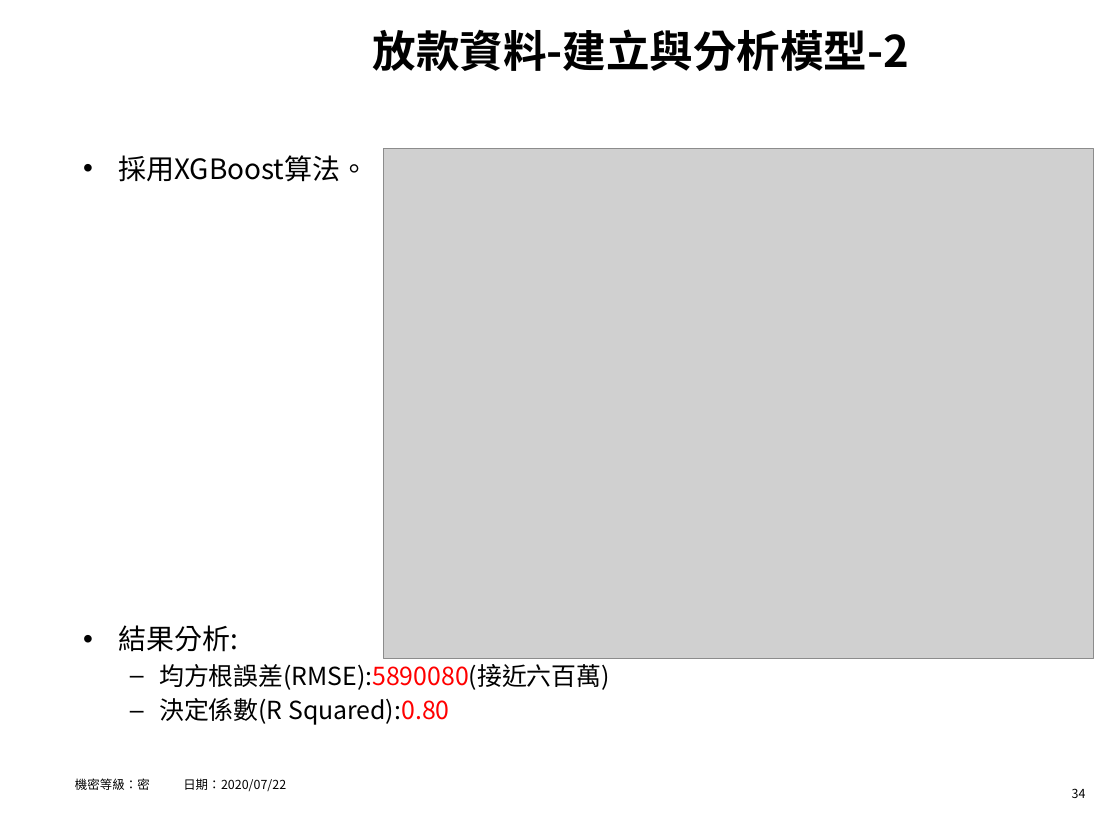
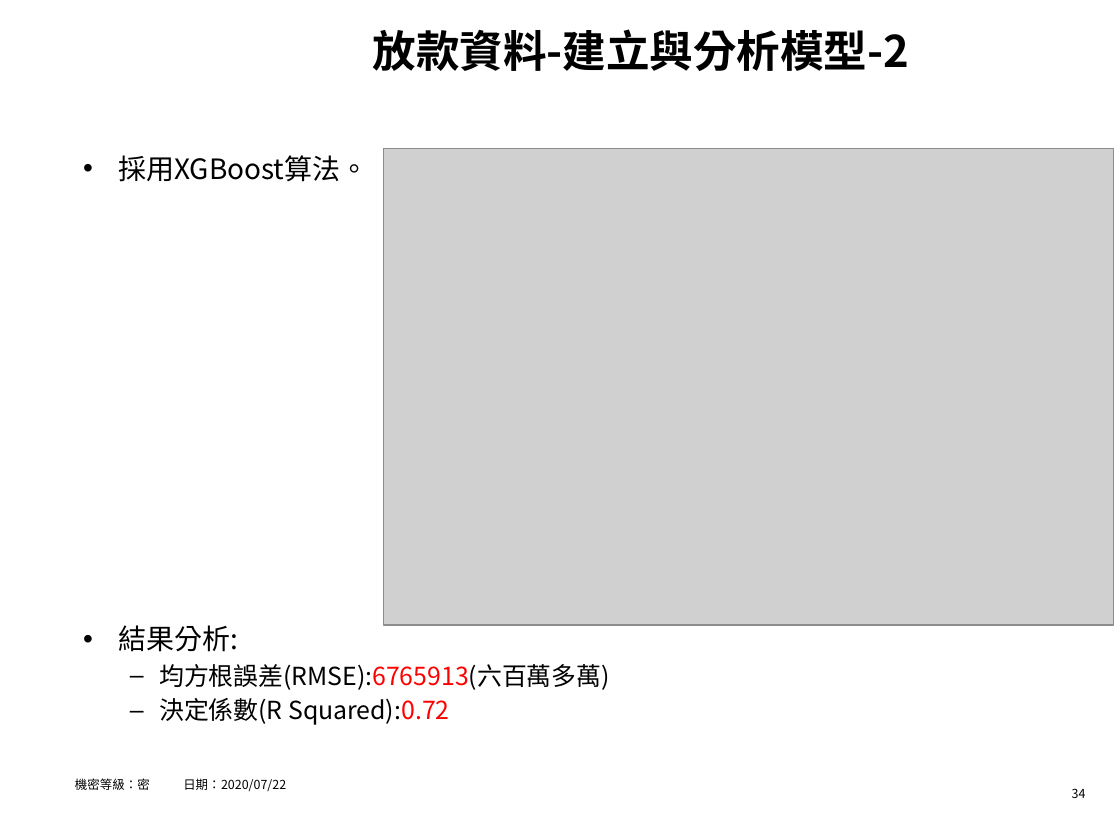
Before and after one commit to hrne/FINAL_REPORT, a slide deck: slide 34 of AI_Report/AI應用-不動產價格預測.pptx. Drawn at 1120x840 pixels with LibreOffice and Linux fonts; fonts in the diff are those of the drawing; grey boxes stand for pictures; background and template pictures are left out. Boxes give left, top, right and bottom in pixels: in the first picture for what was removed or moved away, otherwise in the second. Text is boxed around its words. In the diff, an @@ line names an element or a change of style, - is before the commit and + after.

```diff
--- a/AI_Report/AI應用-不動產價格預測.pptx
+++ b/AI_Report/AI應用-不動產價格預測.pptx
@@ picture: place and size @@
-picture at (384,149,1094,659)
+picture at (384,149,1113,625)
@@ text at (159,664,609,725): text changed @@
-  – 均方根誤差(RMSE):5890080(接近六百萬)
-  – 決定係數(R Squared):0.80
+  – 均方根誤差(RMSE):6765913(六百萬多萬)
+  – 決定係數(R Squared):0.72
```
Also in this commit, not shown: 5 other slides changed.
